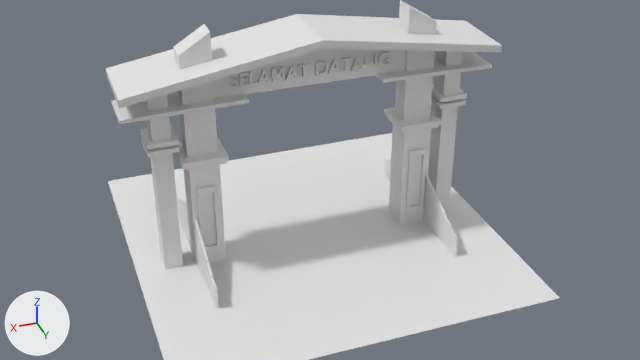
Renders of the Blender file [KG2023_2A_030_D3_2022]_EAS/003_030_Gapura3D_model.blend from each side of a commit.
The view is the same before and after, from the file's camera 'MyCamera'. The lights are fixed; the arrows at lower left show +X, +Y and +Z.

Before the edit, the objects in view are built like this:
```python
me_cuboid_data = bpy.data.meshes.new('cuboid_data')
me_cuboid_data.from_pydata(...)  # a box spanning x -0.6..0.6, y -0.6..0.6, z -1.0..8.0
me_cuboid_data_004 = bpy.data.meshes.new('cuboid_data.004')
me_cuboid_data_004.from_pydata(...)  # 10 vertices, 7 faces; spans x -5.0..5.0, y -1.0..1.0, z -1.0..2.5
me_plane = bpy.data.meshes.new('Plane')
me_plane.from_pydata([(-25.0, -25.0, 0.0), (25.0, -25.0, 0.0), (-25.0, 25.0, 0.0), (25.0, 25.0, 0.0)], [], [(0, 1, 3, 2)])
ob_cuboid_object_002 = bpy.data.objects.new('cuboid_object.002', me_cuboid_data_004)
ob_cuboid_object_002.location = (0.0, 0.0, 25.6)
ob_cuboid_object_002.scale = (2.6, 1.15, 2.0)
ob_cuboid_satu = bpy.data.objects.new('cuboid_satu', me_cuboid_data)
ob_cuboid_satu.location = (20.0, 0.0, 3.0)
ob_cuboid_satu.scale = (2.0, 2.5, 3.0)
ob_plane = bpy.data.objects.new('Plane', me_plane)
ob_plane.location = (0.0, 0.0, 0.0)
# also in view: 'teks_depan.001' at (0.2, 1.5, 25.9); 'hiasan_tembok.005' at (15.0, 0.0, 7.0); 'hiasan_tembok.006' at (15.0, 0.0, 16.0); 'bentuk_aneh.001' at (-15.0, 0.0, 23.8); 'bentuk_aneh' at (15.0, 0.0, 23.8)
```
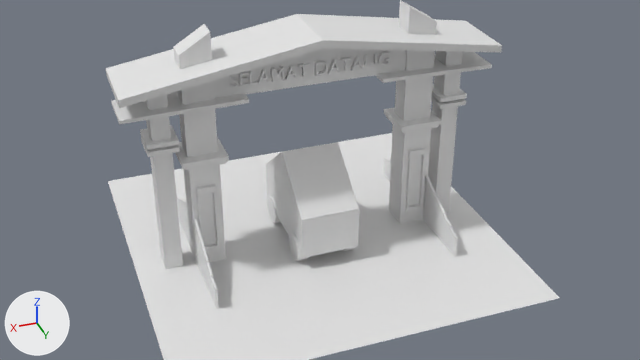
Boxes (x1, y1, x2, y2) around the edits, measured in the pictures (640 x 360 px):
'mobil', added: after (266, 142, 359, 261)

Diff of the bpy script that builds the scene:
```diff
--- a/[KG2023_2A_030_D3_2022]_EAS/003_030_Gapura3D_model.blend.py
+++ b/[KG2023_2A_030_D3_2022]_EAS/003_030_Gapura3D_model.blend.py
@@ me_segitigasmkaki_data_021 @@
+me_segitigasmkaki_data_021.from_pydata(...)  # 270 vertices, 147 faces; spans x -7.11..7.11, y -1.06..1.06, z -9.0..5.0
@@ ob_mobil @@
+ob_mobil = bpy.data.objects.new('mobil', me_segitigasmkaki_data_021)
+ob_mobil.location = (0.0, 0.0, 9.0)
+ob_mobil.rotation_euler = (0.0, 0.0, 1.571)  # degrees (0, 0, 90)
+ob_mobil.scale = (1.12, 4.0, 1.0)
```
